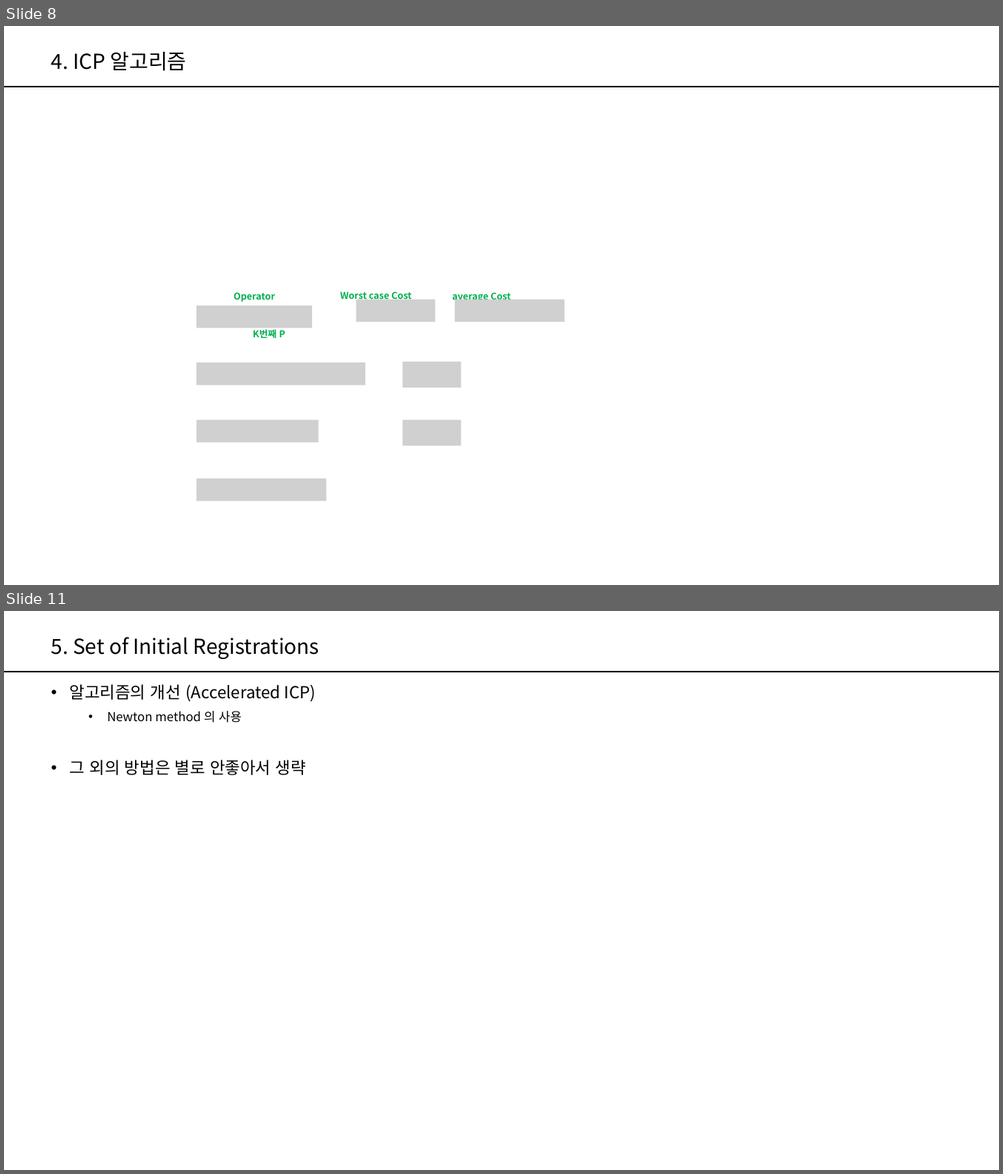
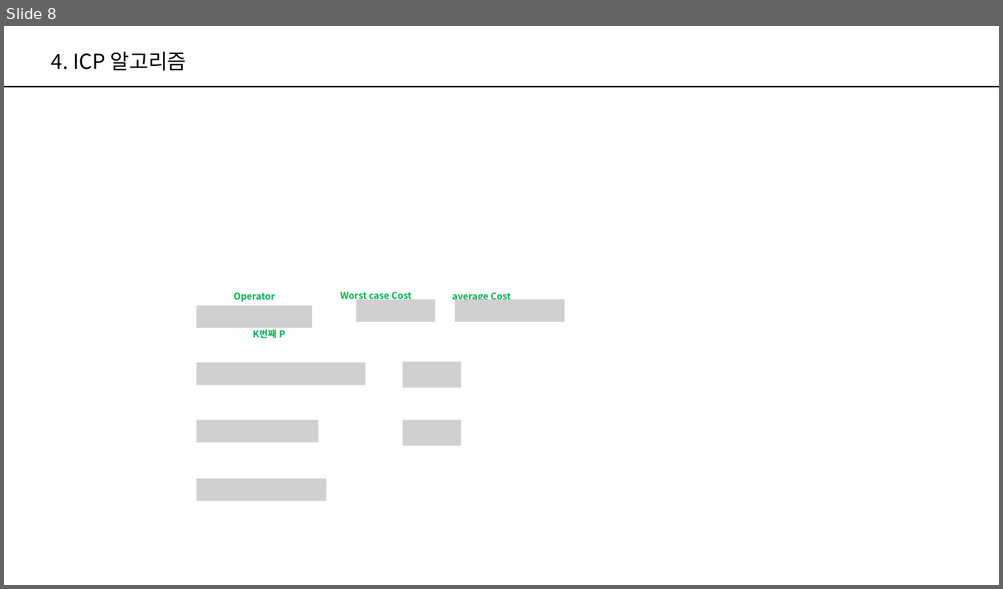
Before and after one commit to PeterykSong/PeterykSong.github.io, a slide deck: _robotics/_materials/A Method for Registration of 3-D Shapes.pptx. Shown one above the other, each under a label of ours: slides 8 and 11 before the commit, slide 8 after it; the slides between them are not shown. The pictures are 1003x1174 and 1003x589 pixels, drawn with LibreOffice and Linux fonts; fonts in the diff are those of the drawing; grey boxes stand for pictures. Boxes give left, top, right and bottom in pixels: in the first picture for what was removed or moved away, otherwise in the second. Text is boxed around its words. In the diff, an @@ line names an element or a change of style, - is before the commit and + after.

```diff
--- a/_robotics/_materials/A Method for Registration of 3-D Shapes.pptx
+++ b/_robotics/_materials/A Method for Registration of 3-D Shapes.pptx
@@ slide 11 removed at <box>4,611,999,1170</box>, background #FFFFFF; not listed: 1 template element that a slide beside it also shows @@
@@ title removed at <box>51,637,319,659</box> @@
-5. Set of Initial Registrations
@@ text removed at <box>70,684,316,775</box> @@
-• 알고리즘의 개선 (Accelerated ICP)
-  • Newton method 의 사용
-• 그 외의 방법은 별로 안좋아서 생략
```
Also in this commit, not shown: 5 slides changed, 6 slides added, 2 other slides removed.
